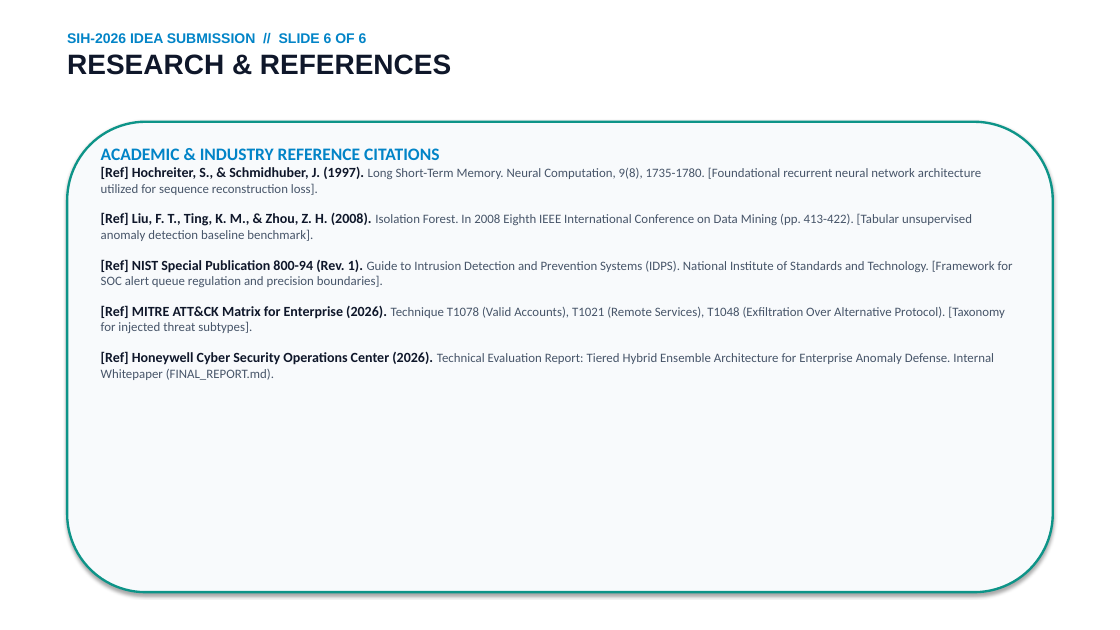
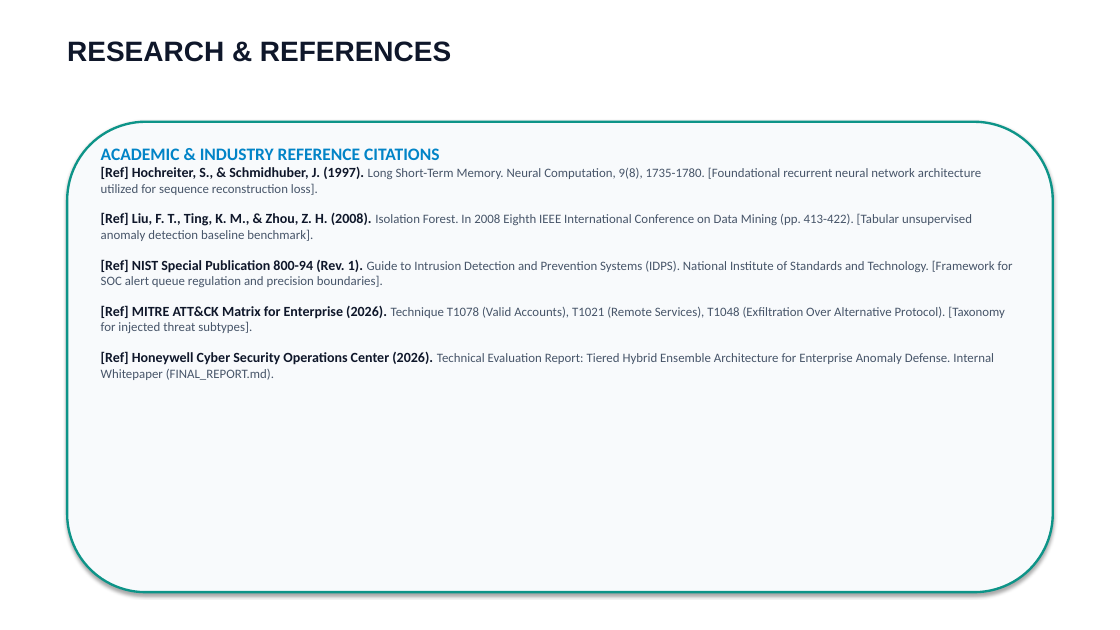
Before and after one commit to irajverma/Honeywell, a slide deck: slide 6 of docs/SentinelAI_SIH_Presentation.pptx. Drawn at 1120x630 pixels with LibreOffice and Linux fonts; fonts in the diff are those of the drawing. Boxes give left, top, right and bottom in pixels: in the first picture for what was removed or moved away, otherwise in the second. Text is boxed around its words. In the diff, an @@ line names an element or a change of style, - is before the commit and + after.

```diff
--- a/docs/SentinelAI_SIH_Presentation.pptx
+++ b/docs/SentinelAI_SIH_Presentation.pptx
@@ text at [67, 33, 367, 43]: paragraph removed @@
-SIH-2026 IDEA SUBMISSION // SLIDE 6 OF 6
```
Also in this commit, not shown: 5 other slides changed, 1 other file.
